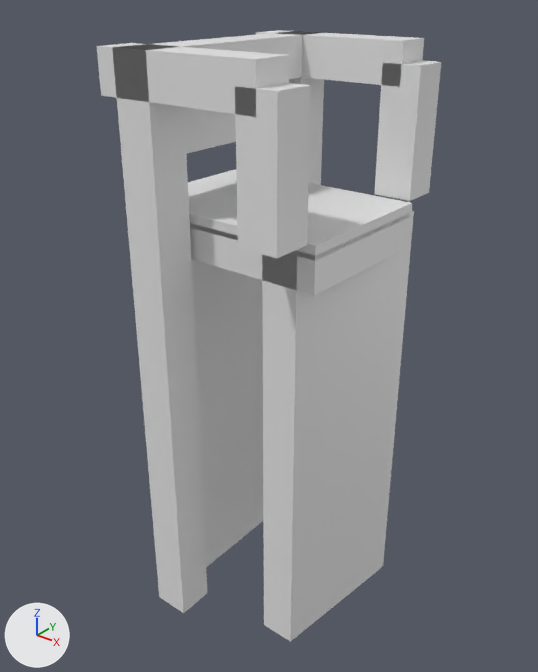
Before and after pictures for a commit that changed the glTF model models/terkaple/terkaple-brug-oenemawei-terkaple/terkaple-brug-oenemawei-terkaple.glb.
Before and after are seen from a 50 mm camera at (10.04, -12.57, 4.86) aimed at (-0.07, 0.07, -2.97). Lighting does not change. The marker at lower left points along +X, +Y and +Z. The picture after the commit comes second.

The older version as bpy lines, for what is in view:
```python
ob_building_balans = bpy.data.objects.new('building:balans', me_balans)
ob_building_balans.location = (0.0, 0.0, 0.0)
ob_building_balans_2 = bpy.data.objects.new('building:balans 2', me_balans_2)
ob_building_balans_2.location = (0.0, 0.0, 0.0)
ob_building_contragewicht = bpy.data.objects.new('building:contragewicht', me_contragewicht)
ob_building_contragewicht.location = (0.0, 0.0, 0.0)
ob_building_hamei = bpy.data.objects.new('building:hamei', me_hamei)
ob_building_hamei.location = (0.0, 0.0, 0.0)
ob_building_hamei_2 = bpy.data.objects.new('building:hamei 2', me_hamei_2)
ob_building_hamei_2.location = (0.0, 0.0, 0.0)
ob_building_hangstang = bpy.data.objects.new('building:hangstang', me_hangstang)
ob_building_hangstang.location = (0.0, 0.0, 0.0)
ob_building_hangstang_2 = bpy.data.objects.new('building:hangstang 2', me_hangstang_2)
ob_building_hangstang_2.location = (0.0, 0.0, 0.0)
ob_building_portaal = bpy.data.objects.new('building:portaal', me_portaal)
ob_building_portaal.location = (0.0, 0.0, 0.0)
ob_road_rijbaan_lokale_weg = bpy.data.objects.new('road:rijbaan lokale weg', me_rijbaan_lokale_weg)
ob_road_rijbaan_lokale_weg.location = (0.0, 0.0, 0.0)
# also in view: 'road:landhoofd (aangenomen) 2' at (1.9, 0.05, -4.91); 'road:dek' at (0.0, 0.0, -0.22); 'road:landhoofd (aangenomen)' at (-1.9, 0.0, -4.91)
```
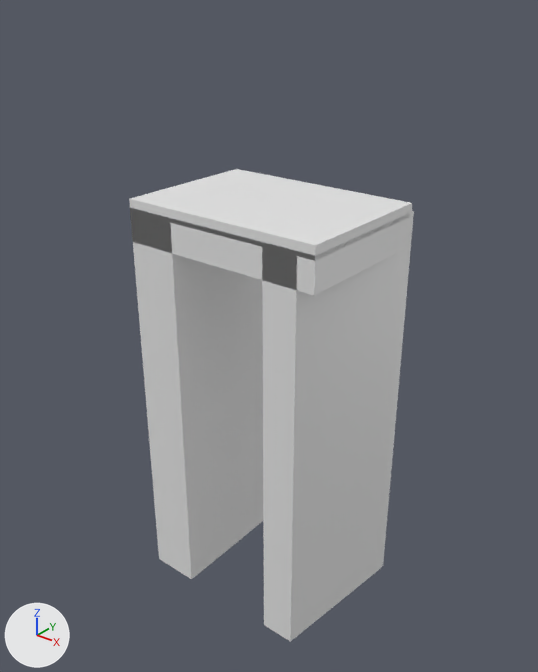
What the commit changed:
Object 'building:hamei' (ob_building_hamei) is deleted.
Object 'building:hamei 2' (ob_building_hamei_2) is deleted.
Object 'building:portaal' (ob_building_portaal) is deleted.
Object 'building:balans' (ob_building_balans) is deleted.
Object 'building:hangstang' (ob_building_hangstang) is deleted.
Object 'building:balans 2' (ob_building_balans_2) is deleted.
Object 'building:hangstang 2' (ob_building_hangstang_2) is deleted.
Object 'building:contragewicht' (ob_building_contragewicht) is deleted.

Changed parts and their boxes [x1, y1, x2, y2] in the pictures (538 x 672 px):
'building:hamei 2', deleted: before [112, 44, 207, 613]
'building:hangstang 2', deleted: before [235, 83, 311, 258]
'building:balans 2', deleted: before [97, 43, 290, 117]
'building:hangstang', deleted: before [374, 61, 441, 201]
'building:balans', deleted: before [256, 30, 424, 87]
'building:portaal', deleted: before [136, 32, 308, 79]
'building:contragewicht', deleted: before [184, 107, 236, 154]
'building:hamei', deleted: before [281, 31, 324, 185]
